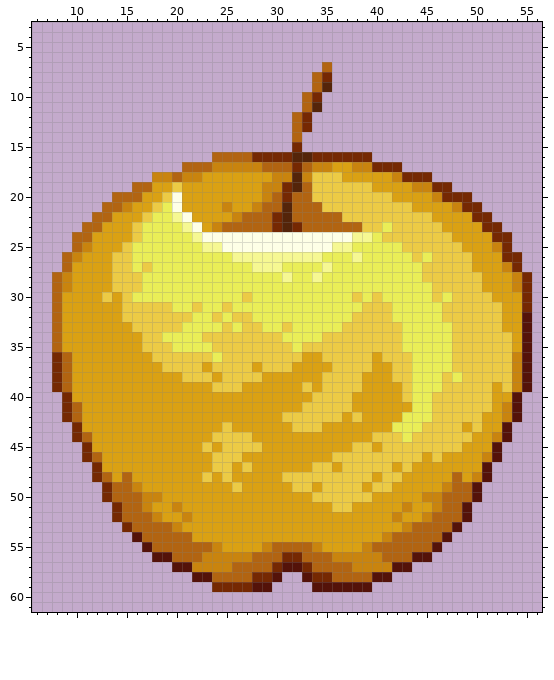
Pixel-art sprite: textures/items/apple_golden.png. The first picture shows the starting point.
The file is 64x64 pixels. Shown: x 6..56, y 3..61.
And afterwards:
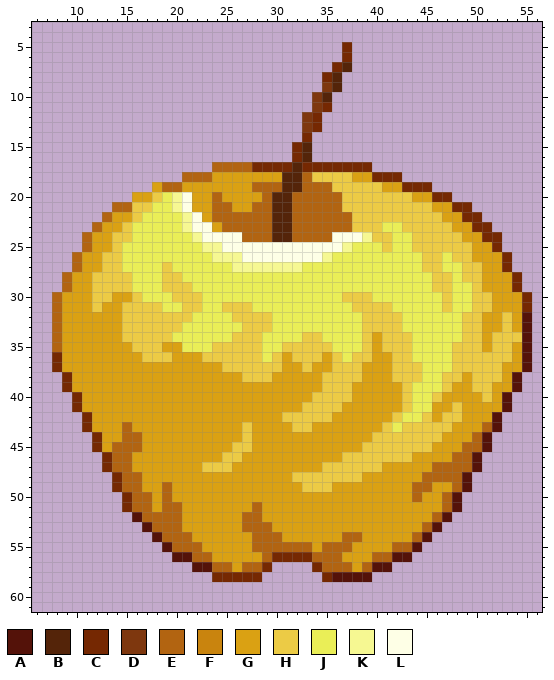
Palette (. is transparent): A #541209  B #542409  C #752802  D #7e370e  E #b26411  F #c9840e  G #daa113  H #eccb45  J #eaee57  K #f6f892  L #feffe6
From old to new:
@@ x 6..56 @@
  4 ...................................................
- 5 ...................................................
- 6 ...................................................
- 7 .............................E.....................
- 8 ............................EC.....................
- 9 ............................EB.....................
-10 ...........................EC......................
-11 ...........................EB......................
-12 ..........................EC.......................
-13 ..........................EC.......................
-14 ..........................E........................
-15 ..........................C........................
-16 ..................EEEECCCCBBCCCCCC.................
-17 ...............EEEFFFFFEEECEFFGGFFCCC..............
-18 ............FFEFFGGGGGGGFFBFHHHGGGGGFCCC...........
-19 ..........EEGGHGGGGGGGGFFCBEHHHHHHGGGGFFCC.........
-20 ........EEEGGHLGGGGGGGGFECEEHHHHHHHHGGGGFCCC.......
-21 .......EEFGGHJLGGGGFGGFEEBEEEHHHHHHHHHGGGGFCC......
-22 ......EEGGGHJJKLGGGGFEEECBEEEEEHHHHHHHHHGGGGCC.....
-23 .....EEGGGHJJJJKLGFEEEEECBCEEEEEEHHJHHHHHGGGGCC....
-24 ....EEGGGGHJJJJJKLLLLLLLLLLLLLLLKKJHHHHHHHGGGGCC...
-25 ....EFGGGHJJJJJJJKKLLLLLLLLLLLKKJJJJJHHHHHHGGGFC...
-26 ...EFGGGHHJJJJJJJJJJKKKKKKKKKJJJKJJJJJHJHHHHGGGCC..
-27 ...EGGGGHHJHJJJJJJJJJJKKKJJJJKJJJJJJJJJHHHHHGGGFC..
-28 ..EFGGGGHHHJJJJJJJJJJJJJJKJJKJJJJJJJJJJHHHHHHGGGFC.
-29 ..EFGGGGHHHJJJJJJJJJJJJJJJJJJJJJJJJJJJJJHHHHHGGGFC.
-30 ..EGGGGHGHJJJJJJJJJJJHJJJJJJJJJJHJHJJJJJHJHHHHGGGC.
-31 ..EGGGGGGHHHHHJJHJJHJJJJJJJJJJJJJHHHJJJJJHHHHHHGGC.
-32 ..EGGGGGGHHHHHHHJJHJHHJJJJJJJJJJHHHHJJJJJHHHHHHGGA.
-33 ..EGGGGGGGHHHHHJJJJHJHHJJHJJJJJHHHHHHJJJJJHHHHHGGA.
-34 ..EGGGGGGGGHHJJJJHHHHHHHHJJJJHHHHHHHHJJJJJHHHHHHGA.
-35 ..EGGGGGGGGHHHJJJJHHHHHHHHJHHHHHHHHHHJJJJJHHHHHHGA.
-36 ..CEGGGGGGGGHHHHHHJHHHHHHHHGGHHHHHGHHHJJJJHHHHHHFA.
-37 ..CEGGGGGGGGGHHHHGHHHHGHHHGGGGHHHHGGHHJJJJHHHHHHFA.
-38 ..CEGGGGGGGGGGGHHHGHHHHGGGGGGHHHHGGGHHJJJHJHHHHHFA.
-39 ..CEGGGGGGGGGGGGGGHHHGGGGGGHGHHHHGGGGHJJJHHHHHGHFA.
-40 ...CGGGGGGGGGGGGGGGGGGGGGGGGHHHHGGGGGHJJHHHHHHGGA..
-41 ...CEGGGGGGGGGGGGGGGGGGGGGGHHHHHGGGGGGJJHHHHHHGFA..
-42 ...CEGGGGGGGGGGGGGGGGGGGGHHHHHHGHGGGGJJJHHHHHGGFA..
-43 ....CGGGGGGGGGGGGGGHGGGGGGHHHGGGGGGGJJJHHHHGHGGA...
-44 ....CEGGGGGGGGGGGGHHHHGGGGGGGGGGGGHHHJHHHHHHGGFA...
-45 .....CGGGGGGGGGGGHGHHHHGGGGGGGGGHHGHHHHHHHHGGGA....
-46 .....CEGGGGGGGGGGGHHHGGGGGGGGGHHHHHHHHHGHGGGGFA....
-47 ......CGGGGGGGGGGGHHGHGGGGGGHHGHHHHHGHGGGGGGGA.....
-48 ......CEGEGGGGGGGHGHGGGGGHHHHHHHHHGHHGGGGGEGFA.....
-49 .......CEEFGGGGGGGGGHGGGGGHHGHHHHGHHGGGGGFEEA......
-50 .......CEEEFFGGGGGGGGGGGGGGGHHHHHHGGGGGFFEEEA......
-51 ........CEEFGGFGGGGGGGGGGGGGGGHHGGGGGFGGFEEA.......
-52 ........CEEEFGGFGGGGGGGGGGGGGGGGGGGGFGGFEEEA.......
-53 .........CEEEEFGGGGGGGGGGGGGGGGGGGGGGFEEEEA........
-54 ..........AEEEEEGGGGGGGGGGGGGGGGGGGFEEEEEA.........
-55 ...........AEEEEEEFGGGGFEEEEFGGGGFEEEEEEA..........
-56 ............AAEEEFFFFFEEECCEEEFFFFFEEEAA...........
-57 ..............AAFFFFEEEECAACEEEEFFFFAA.............
-58 ................AAEEEECCA..ACCEEEEAA...............
-59 ..................CCCCAA....AAAAAA.................
+ 5 ...............................C...................
+ 6 ...............................C...................
+ 7 ..............................CB...................
+ 8 .............................CB....................
+ 9 .............................DB....................
+10 ............................DB.....................
+11 ............................DC.....................
+12 ...........................DC......................
+13 ...........................DC......................
+14 ...........................C.......................
+15 ..........................CB.......................
+16 ..........................CB.......................
+17 ..................EEEECCCCBCCCCCCC.................
+18 ...............EEEGGGGGGGBBEHHHHGGCCC..............
+19 ............GEEGGGGGGGEEEBBEEEHHHHHGGCCC...........
+20 ..........GGHJKLGGEGGGGEBBEEEEEHHHHHHHGGCC.........
+21 ........EEHHJJKLGGEEGGEEBBEEEEEHHHHHHHHHGGCC.......
+22 .......EGGHJJJJKLGEEEEEEBBEEEEEEHHHHHHHHHGGCC......
+23 ......EGGHJJJJJKLLGEEEEEBBEEEEEEHHHJJHHHHHGGCC.....
+24 .....EGGHHJJJJJJKLLLLEEEBBEEEELLLKHHJJHHHHHGGCC....
+25 .....EGGHJJJJJJJJKKLLLLLLLLLLLLKJJJHJJHHHHHHGGC....
+26 ....EGGHHJJJJJJJJJKKKLLLLLLLLKJJJJJJJJJHHJHHGGGC...
+27 ....EGGHHJJJJHJJJJJJKKKKKKKJJJJJJJJJJJJHHJJHHGGC...
+28 ...EGGHHHHJJJHHJJJJJJJJJJJJJJJJJJJJJJJJJHHJHHGGGC..
+29 ...EGGHHHHJJJHHHJJJJJJJJJJJJJJJJJJJJJJJJHHJJHGGGC..
+30 ..EGGGHHGGHJJJHHHJJJJJJJJJJJJJJHHHJJJJJJJHJJHHGGGC.
+31 ..EGGGHGGHHHHJJHHJJHHHJJJJJJJJJJHHHHJJJJJHJJHHGGGC.
+32 ..EGGGGGGHHHHHHHJJJJHHHHJJJJJJJJJHHHHJJJJJJHHGGHGA.
+33 ..EGGGGGGHHHHHHJJJJJJHHHJJJJJJJJJHHHHJJJJJJHHGGHGA.
+34 ..EGGGGGGHHHHHJJJJJJHHHJJJJHHJJJJHGHHHJJJJJHHGHHHA.
+35 ..EGGGGGGGHHHGGJJJHHHHHJJHHHHHJJJHGHHHJJJJHHHGHHGA.
+36 ..CGGGGGGGGHHHGGGHHHHHHJHGHHHGHJHHGGHHJJJJHHHHHHGA.
+37 ..CGGGGGGGGGGGGGGGGHHHHHHGGHGGHHHGGGHHHJJJHHHHHGGA.
+38 ...CGGGGGGGGGGGGGGGGGHHHGGGGGHHHHGGGHHHJJHHGHHHGA..
+39 ...CGGGGGGGGGGGGGGGGGGGGGGGGGHHHGGGGGHJJJHGGHHGGA..
+40 ....CGGGGGGGGGGGGGGGGGGGGGGGHHHHGGGGGHJJHGGGGHGA...
+41 ....CGGGGGGGGGGGGGGGGGGGGGGHHHHGGGGGGHJJGGHGGGGA...
+42 .....CGGGGGGGGGGGGGGGGGGGHHHHHGGGGGGHJJHGHHGGGA....
+43 .....CGGGEGGGGGGGGGGGHGGGGHHGGGGGGGHJHHHHHGGGEA....
+44 ......CGGEEGGGGGGGGGGHGGGGGGGGGGGGHHHHHHHGGGEA.....
+45 ......CGEEEGGGGGGGGGHHGGGGGGGGGGGHHHHHHHGGGEEA.....
+46 .......CEEGGGGGGGGGHHGGGGGGGGGGHHHHHHHGGGGEEA......
+47 .......CEEGGGGGGGHHHGGGGGGGGGHHHHHHGGGGGEEEEA......
+48 ........CEEGGGGGGGGGGGGGGGHHHHHHHGGGGGGEEEEA.......
+49 ........CEEGGEGGGGGGGGGGGGGHHHGGGGGGGGEEGGEA.......
+50 .........CEEGEGGGGGGGGGGGGGGGGGGGGGGGGEGGEA........
+51 .........CEEGEEGGGGGGGEGGGGGGGGGGGGGGGGGGEA........
+52 ..........AEEEEGGGGGGEEGGGGGGGGGGGGGGGGGEA.........
+53 ...........AEEEGGGGGGEEEGGGGGGGGGGGGGGGEA..........
+54 ............AEEEGGGGGGEEEGGGGGGEEGGGGGEA...........
+55 .............AEEEGGGGGEEEEEEGEEEGGGGEEA............
+56 ..............AAEEGGGGGECCCCEEEGGGEEAA.............
+57 ................AAEEGEEC....CEEEGEAA...............
+58 ..................CCCCC......CAAAA.................
+59 ...................................................
 60 ...................................................
Where, in picture pixels (left, top, right, bottom), the same in both pictures:
changed: (52, 42, 532, 592)
